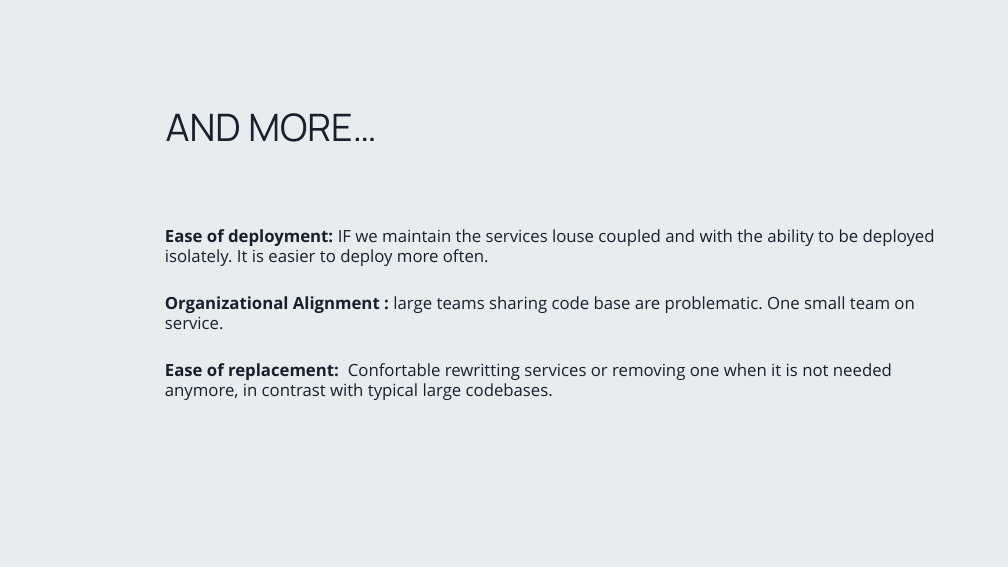
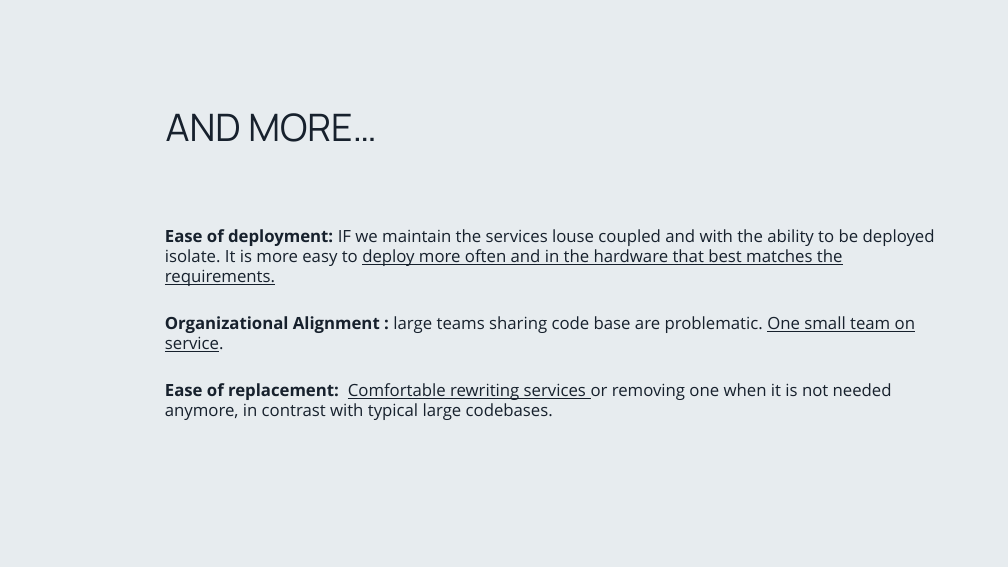
Before and after one commit to PlainConcepts/NetCore-Docker-Workshop, a slide deck: slide 17 of Docu/Microservices_day_1.pptx (slide 15 before the commit). Drawn at 1008x567 pixels with LibreOffice and Linux fonts; fonts in the diff are those of the drawing; background and template pictures are left out. Boxes give left, top, right and bottom in pixels: in the first picture for what was removed or moved away, otherwise in the second. Text is boxed around its words. In the diff, an @@ line names an element or a change of style, - is before the commit and + after.

```diff
--- a/Docu/Microservices_day_1.pptx
+++ b/Docu/Microservices_day_1.pptx
@@ text at box(165, 229, 935, 286): text changed @@
-Ease of deployment: IF we maintain the services louse coupled and with the ability to be deployed isolately. It is easier to deploy more often.
+Ease of deployment: IF we maintain the services louse coupled and with the ability to be deployed isolate. It is more easy to deploy more often and in the hardware that best matches the requirements.
@@ text at box(165, 316, 915, 352): underline on in "One small team on service." @@
@@ text at box(165, 383, 892, 420): text changed @@
-Ease of replacement: Confortable rewritting services or removing one when it is not needed anymore, in contrast with typical large codebases.
+Ease of replacement: Comfortable rewriting services or removing one when it is not needed anymore, in contrast with typical large codebases.
```
Also in this commit, not shown: 2 other slides changed, 4 slides added.
